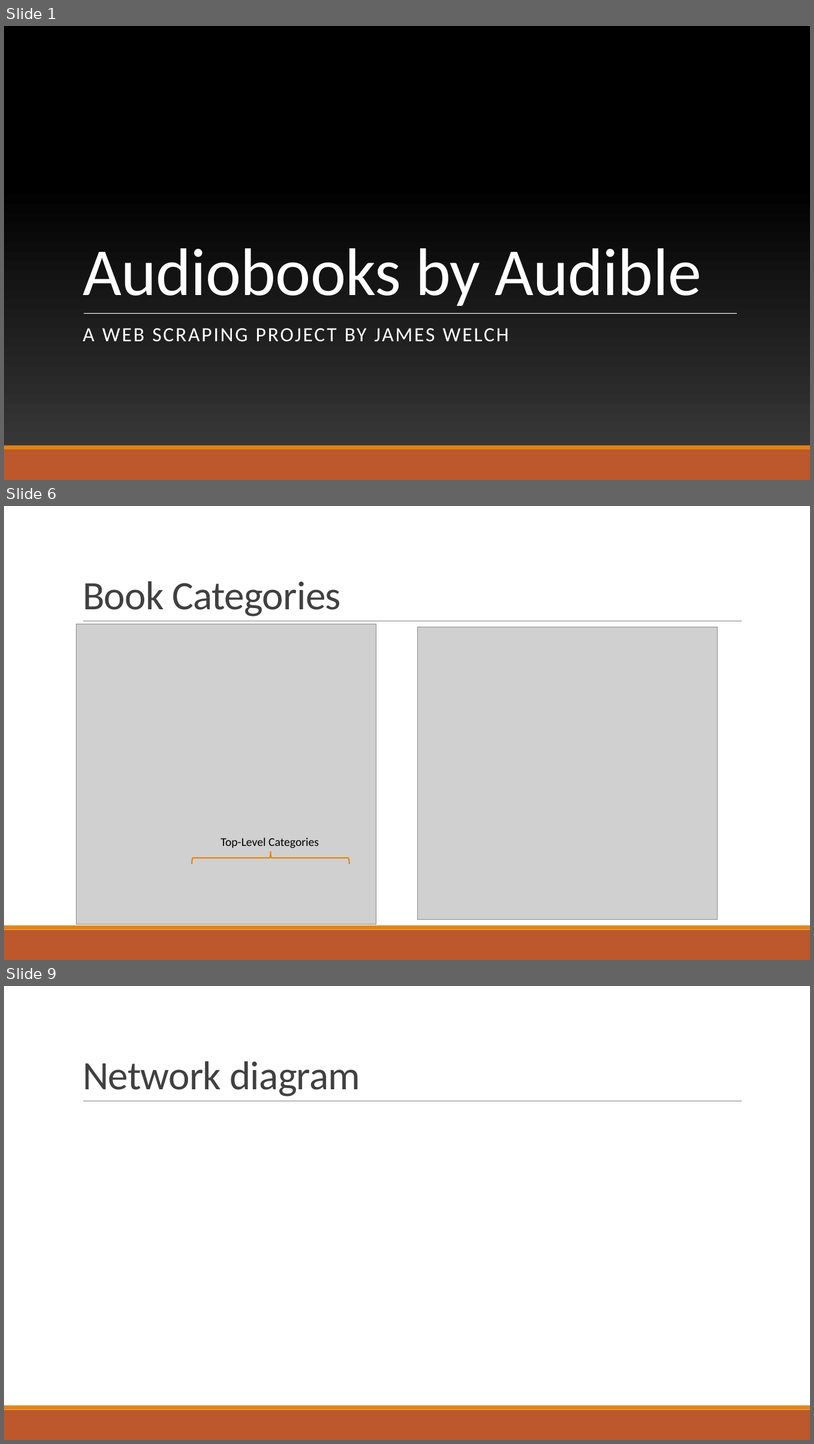
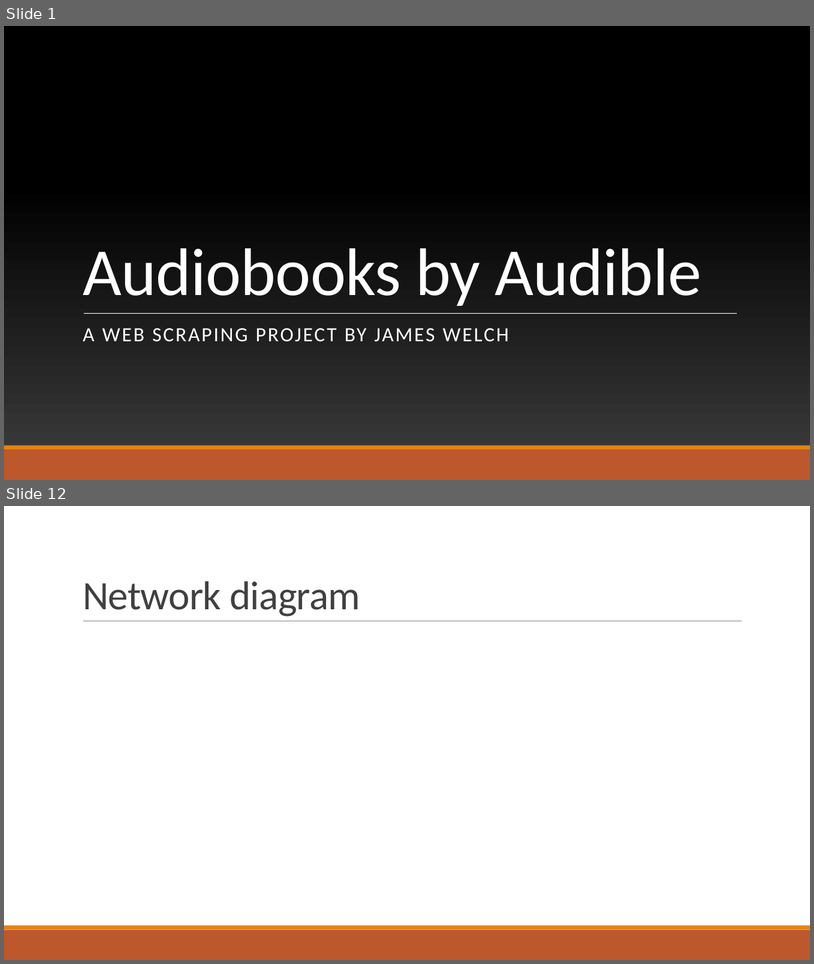
Before and after one commit to jwelch1123/finding_the_tree_in_the_forest, a slide deck: Presentation.pptx. Shown one above the other, each under a label of ours: slides 1, 6 and 9 before the commit, slides 1 and 12 after it; the slides between them are not shown. The pictures are 814x1444 and 814x964 pixels, drawn with LibreOffice and Linux fonts; fonts in the diff are those of the drawing; grey boxes stand for pictures; background and template pictures are left out. Boxes give left, top, right and bottom in pixels: in the first picture for what was removed or moved away, otherwise in the second. Text is boxed around its words. In the diff, an @@ line names an element or a change of style, - is before the commit and + after.

```diff
--- a/Presentation.pptx
+++ b/Presentation.pptx
@@ slide 6 removed at bbox=[4, 506, 810, 960], background #FFFFFF; not listed: 3 template elements that a slide beside it also shows @@
@@ title removed at bbox=[83, 581, 341, 616] @@
-Book Categories
@@ picture removed at bbox=[77, 624, 377, 924] @@
@@ picture removed at bbox=[418, 627, 718, 919] @@
@@ text removed at bbox=[221, 837, 319, 848] @@
-Top-Level Categories
@@ left brace removed at bbox=[192, 852, 350, 864] @@
@@ what was slide 9 is now slide 12 @@
```
Also in this commit, not shown: 4 slides changed, 7 slides added, 4 other slides removed, 6 other files.
